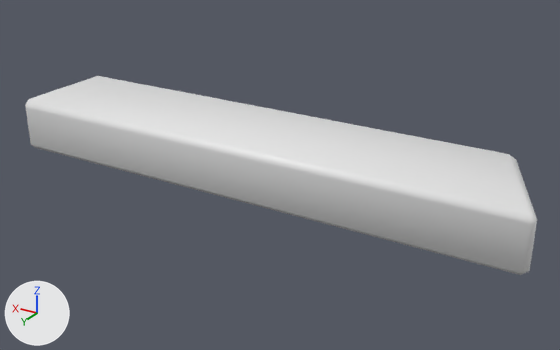
The FBX model Assets/Art/Models/Building/meshes/baseboard01.fbx as it was, and as the next commit left it.
The view is the same before and after, from a 50 mm camera at (-1.64, 5.42, 2.29) aimed at (1.3, 0.51, -0.17). The lights are fixed; the arrows at lower left show +X, +Y and +Z. Where no turn or scale is listed for an object, it has been applied to the vertices.

The first picture shows 'baseboard01'.
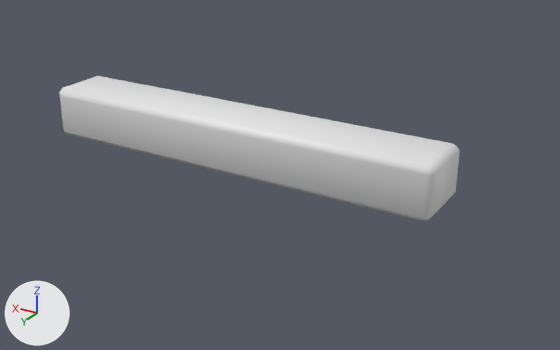
Where the change shows, as pixel boxes (x1, y1, x2, y2) in the pictures (560 x 350 px):
'baseboard01', reshaped (22% narrower, 27% shorter)
    before: (25, 76, 537, 275)
    after: (60, 76, 460, 221)

Patch to the scene script:
```diff
--- a/Assets/Art/Models/Building/meshes/baseboard01.fbx.py
+++ b/Assets/Art/Models/Building/meshes/baseboard01.fbx.py
@@ me_cube_013 @@
 # used by ob_baseboard01; location = (0.0, 0.0, 0.0)
-me_cube_013.from_pydata(...)  # 34 vertices, 36 faces; spans x -0.8..3.64, y -0.01..1.01, z -0.24..0.22
+me_cube_013.from_pydata(...)  # 34 vertices, 36 faces; spans x 0.0..3.64, y -0.01..0.61, z -0.24..0.22
+# me_cube_013 part 1: 25 of 34 vertices moved; they spanned x -0.8..3.64, y -0.01..1.01, z -0.24..0.22 and now span x 0.0..3.64, y -0.01..0.61, z -0.24..0.22; mean shift (0.41, -0.26, 0.0); largest move (-0.77, 1.01, -0.19) -> (0.05, 0.61, -0.19)
```
